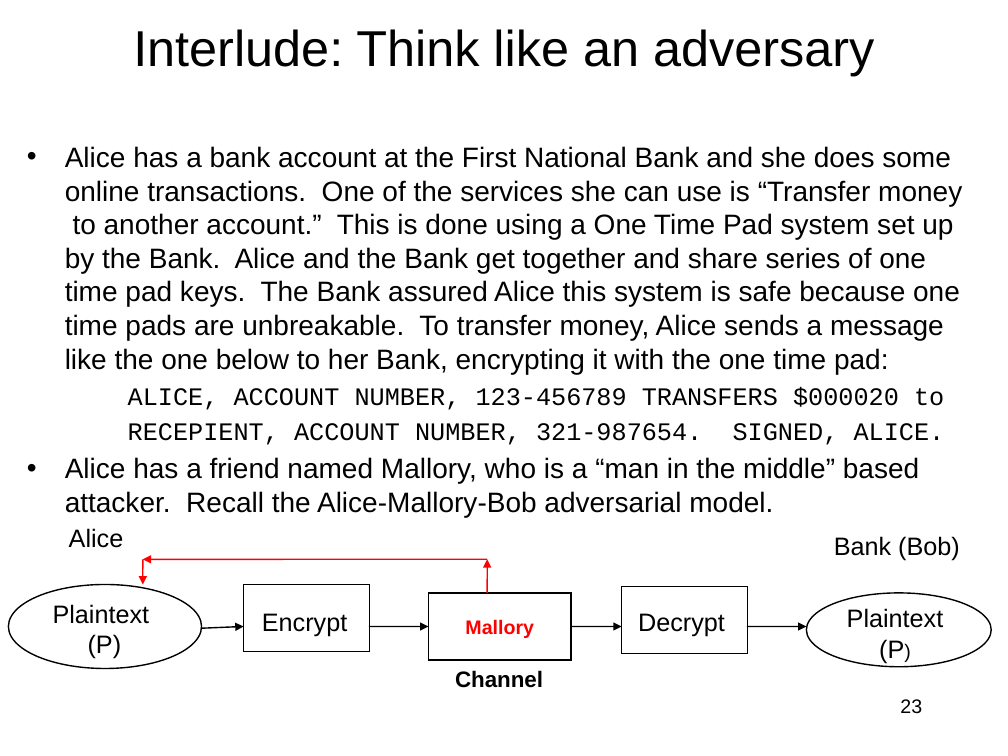
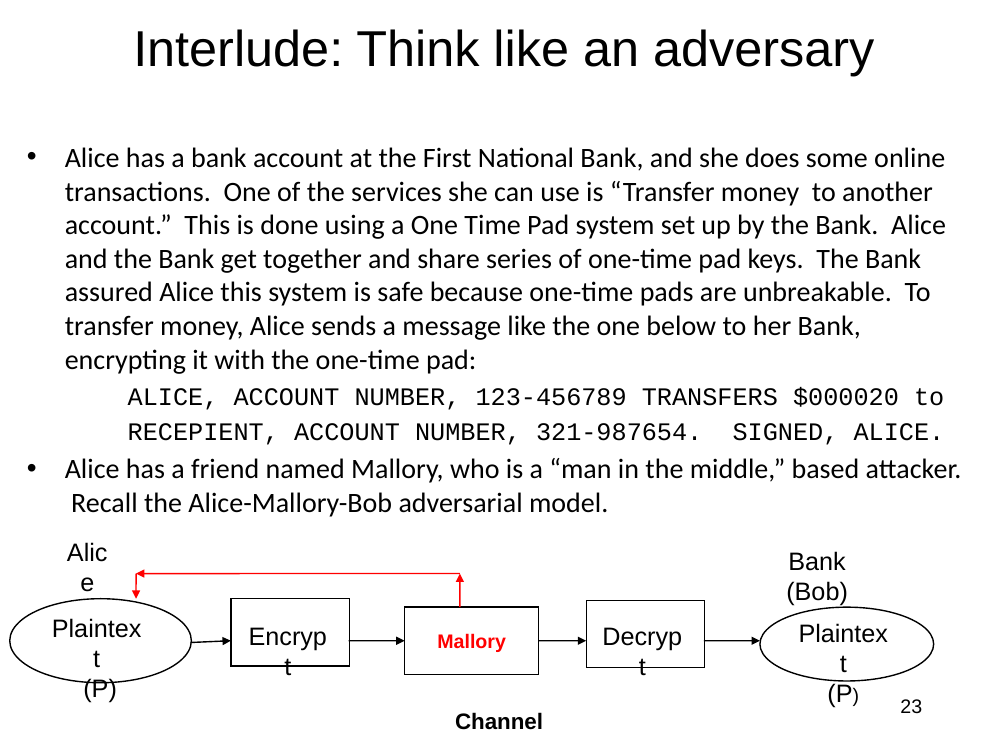
Before and after one commit to jlmucb/class_notes, a slide deck: slide 23 of BerkeleyClass/CS290Spring2013/Lectures/Cryptoclass2.pptx. Drawn at 1008x756 pixels with LibreOffice and Linux fonts; fonts in the diff are those of the drawing. Boxes give left, top, right and bottom in pixels: in the first picture for what was removed or moved away, otherwise in the second. Text is boxed around its words. In the diff, an @@ line names an element or a change of style, - is before the commit and + after.

```diff
--- a/BerkeleyClass/CS290Spring2013/Lectures/Cryptoclass2.pptx
+++ b/BerkeleyClass/CS290Spring2013/Lectures/Cryptoclass2.pptx
@@ text at <box>65,147,946,374</box>: text changed; font Arial to Calibri @@
-• Alice has a bank account at the First National Bank and she does some online transactions. One of the services she can use is “Transfer money to another account.” This is done using a One Time Pad system set up by the Bank. Alice and the Bank get together and share series of one time pad keys. The Bank assured Alice this system is safe because one time pads are unbreakable. To transfer money, Alice sends a message like the one below to her Bank, encrypting it with the one time pad:
+• Alice has a bank account at the First National Bank, and she does some online transactions. One of the services she can use is “Transfer money to another account.” This is done using a One Time Pad system set up by the Bank. Alice and the Bank get together and share series of one-time pad keys. The Bank assured Alice this system is safe because one-time pads are unbreakable. To transfer money, Alice sends a message like the one below to her Bank, encrypting it with the one-time pad:
@@ text at <box>65,458,962,517</box>: text changed; font Arial to Calibri @@
-• Alice has a friend named Mallory, who is a “man in the middle” based attacker. Recall the Alice-Mallory-Bob adversarial model.
+• Alice has a friend named Mallory, who is a “man in the middle,” based attacker. Recall the Alice-Mallory-Bob adversarial model.
@@ text "Alice" rewrapped from <box>69,528,124,548</box> to <box>57,531,128,572</box> @@
@@ text "Bank (Bob)" rewrapped from <box>834,536,960,561</box> to <box>786,551,848,605</box> @@
@@ ellipse: place and size @@
-ellipse at <box>8,585,202,668</box>
+ellipse at <box>10,599,192,682</box>
@@ arrow moved from (143, 585) - (143, 559) to (136, 599) - (136, 574) @@
@@ arrow moved from (487, 559) - (143, 559) to (460, 574) - (136, 574) @@
@@ rectangle: place and size @@
-rectangle at <box>244,585,370,652</box>
+rectangle at <box>231,599,350,666</box>
@@ arrow moved from (487, 593) - (487, 559) to (460, 607) - (460, 574) @@
@@ text "Plaintext" rewrapped from <box>53,604,150,658</box> to <box>83,678,117,703</box> @@
@@ text "Encrypt" rewrapped from <box>262,613,347,637</box> to <box>239,616,339,656</box> @@
@@ rectangle: place and size @@
-rectangle at <box>428,593,572,660</box>
+rectangle at <box>404,607,538,674</box>
@@ text "Mallory": place and size @@
-text "Mallory" at <box>465,619,534,638</box>
+text "Mallory" at <box>437,633,506,652</box>
@@ rectangle: place and size @@
-rectangle at <box>622,587,748,654</box>
+rectangle at <box>587,601,706,668</box>
@@ text "Decrypt" rewrapped from <box>638,613,725,637</box> to <box>593,616,694,656</box> @@
@@ ellipse: place and size @@
-ellipse at <box>806,593,991,666</box>
+ellipse at <box>760,607,933,680</box>
@@ text "Plaintext" rewrapped from <box>847,608,944,663</box> to <box>827,683,852,708</box> @@
@@ arrow moved from (202, 628) - (244, 627) to (192, 642) - (231, 641) @@
@@ arrow moved from (370, 627) - (428, 627) to (350, 641) - (404, 641) @@
@@ arrow moved from (572, 627) - (622, 627) to (539, 641) - (587, 641) @@
@@ arrow moved from (748, 627) - (806, 627) to (705, 641) - (760, 641) @@
@@ text "Channel": place and size @@
-text "Channel" at <box>455,670,543,688</box>
+text "Channel" at <box>455,712,543,730</box>
```
Also in this commit, not shown: 52 other slides changed, 19 other files.
